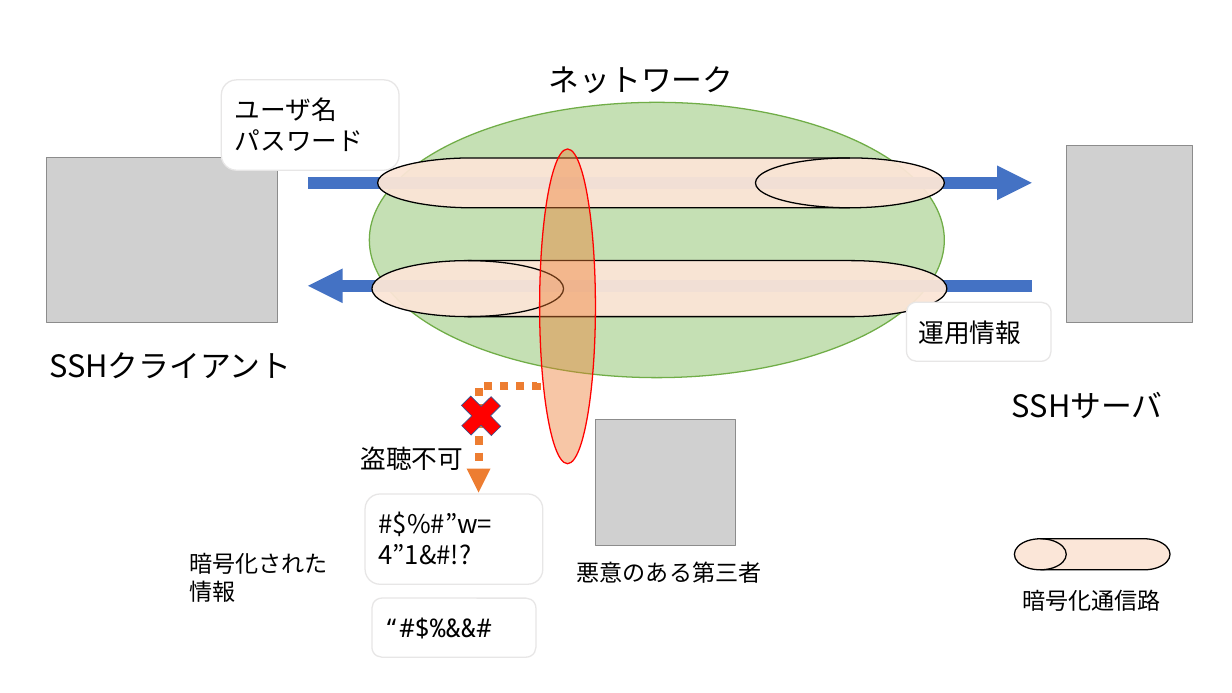
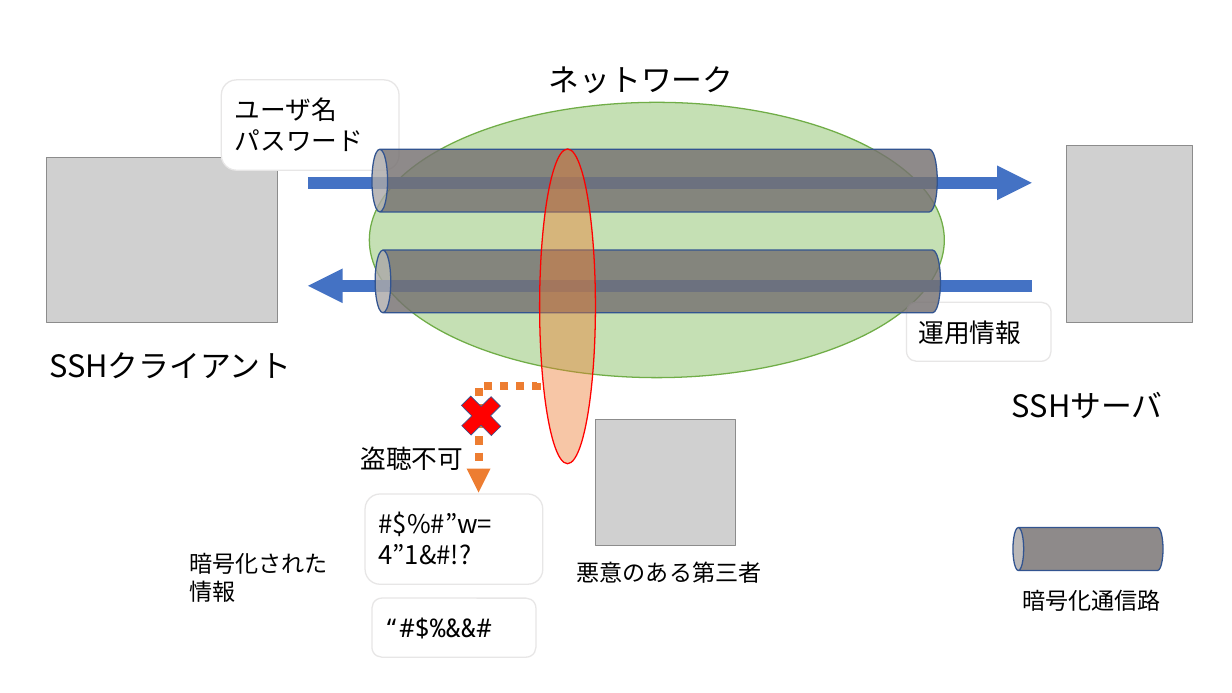
Before and after one commit to Alice-to-Bob/Graduate_School, a slide deck: slide 4 of SUBTHEME/graphs/network_archtecture.pptx. Drawn at 1232x693 pixels with LibreOffice and Linux fonts; fonts in the diff are those of the drawing; grey boxes stand for pictures. Boxes give left, top, right and bottom in pixels: in the first picture for what was removed or moved away, otherwise in the second. Text is boxed around its words. In the diff, an @@ line names an element or a change of style, - is before the commit and + after.

```diff
--- a/SUBTHEME/graphs/network_archtecture.pptx
+++ b/SUBTHEME/graphs/network_archtecture.pptx
@@ cylinder added at [372,149,938,212], fill #767171 at 82% opacity, outline #325491 1 pt @@
@@ flow chart magnetic drum removed at [378,158,945,208] @@
@@ flow chart magnetic drum removed at [372,261,947,317] @@
@@ cylinder added at [375,250,941,313], fill #767171 at 82% opacity, outline #325491 1 pt @@
@@ cylinder added at [1013,528,1163,570], fill #767171 at 82% opacity, outline #325491 1 pt @@
@@ flow chart magnetic drum removed at [1015,539,1171,570] @@
```
Also in this commit, not shown: 11 other files.
